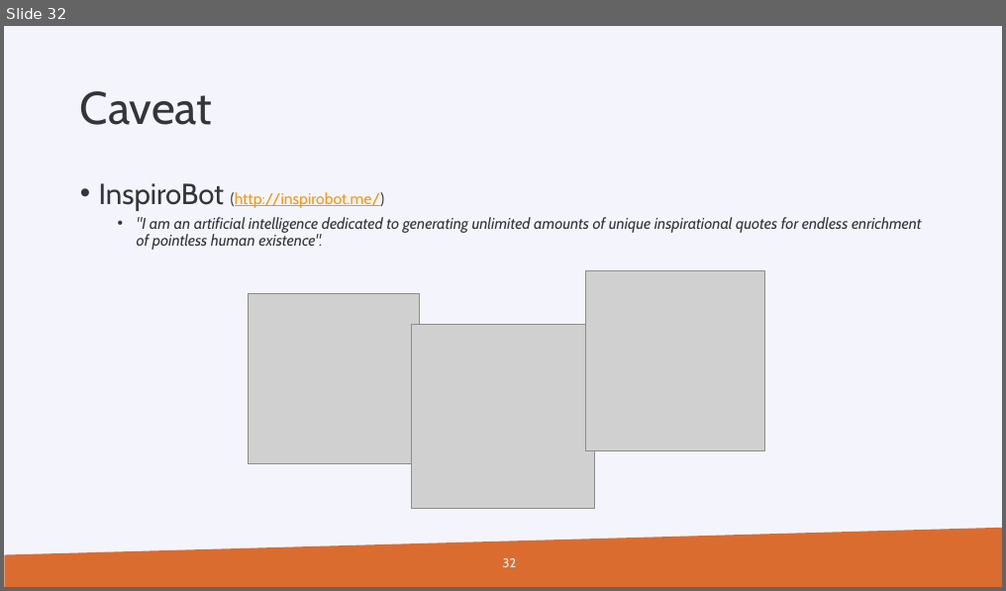
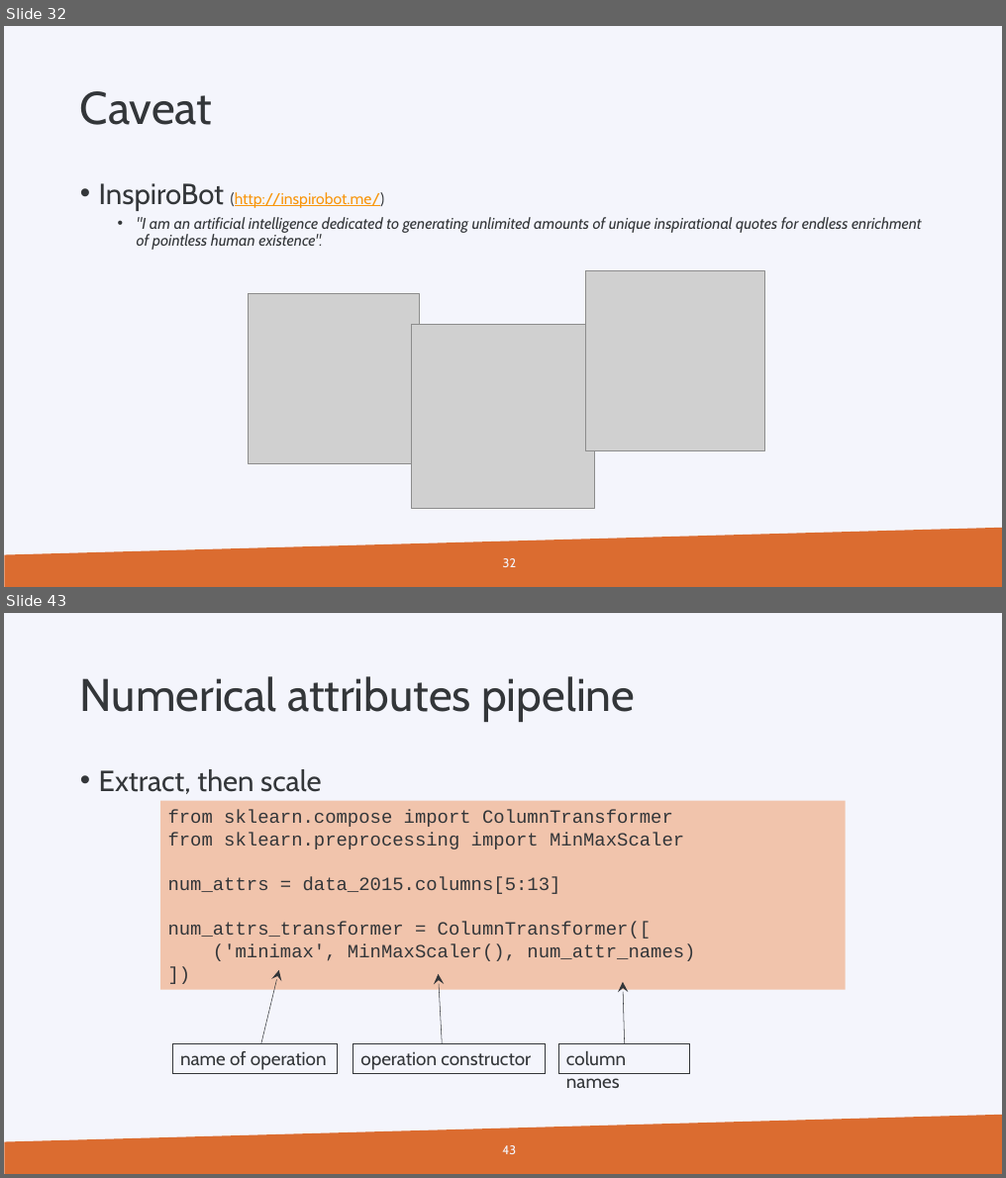
Before and after one commit to gjbex/Machine-learning-with-Python, a slide deck: python_for_machine_learning.pptx. Shown one above the other, each under a label of ours: slide 32 before the commit, slides 32 and 43 after it; the slides between them are not shown. The pictures are 1006x591 and 1006x1178 pixels, drawn with LibreOffice and Linux fonts; fonts in the diff are those of the drawing; grey boxes stand for pictures; background and template pictures are left out. Boxes give left, top, right and bottom in pixels: in the first picture for what was removed or moved away, otherwise in the second. Text is boxed around its words. In the diff, an @@ line names an element or a change of style, - is before the commit and + after.

```diff
--- a/python_for_machine_learning.pptx
+++ b/python_for_machine_learning.pptx
@@ slide 43 added at box(4, 613, 1002, 1174), background #F4F5FC; not listed: 1 template element that a slide beside it also shows @@
@@ title added at box(80, 676, 635, 722), 44 pt, text #333639 @@
+Numerical attributes pipeline
@@ text added at box(99, 769, 321, 794), 28 pt, text #333639 @@
+• Extract, then scale
@@ rectangle added at box(160, 801, 846, 989), fill #F1C4AC, 18 pt, text #333639 @@
+from sklearn.compose import ColumnTransformer
+from sklearn.preprocessing import MinMaxScaler
+num_attrs = data_2015.columns[5:13]
+num_attrs_transformer = ColumnTransformer([
+('minimax', MinMaxScaler(), num_attr_names)
+])
@@ arrow added from (261, 1044) to (279, 970), #333639 0.5 pt @@
@@ arrow added from (442, 1045) to (439, 974), #333639 0.5 pt @@
@@ arrow added from (625, 1044) to (623, 982), #333639 0.5 pt @@
@@ rectangle added at box(173, 1044, 338, 1073), fill #F4F5FC, outline #333639 0.75 pt, 18 pt, text #333639 @@
+name of operation
@@ rectangle added at box(353, 1045, 546, 1074), fill #F4F5FC, outline #333639 0.75 pt, 18 pt, text #333639 @@
+operation constructor
@@ rectangle added at box(558, 1044, 690, 1073), fill #F4F5FC, outline #333639 0.75 pt, 18 pt, text #333639 @@
+column names
@@ page number added at box(502, 1146, 516, 1155), 12 pt, text #F4F5FC @@
+43
```
Also in this commit, not shown: 31 other slides added.
